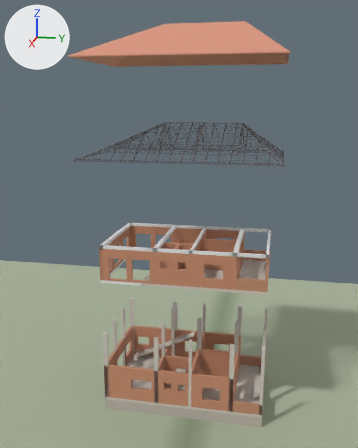
An edit to the glTF model docs/konkan_house_exploded.glb, drawn before and after from the same camera.
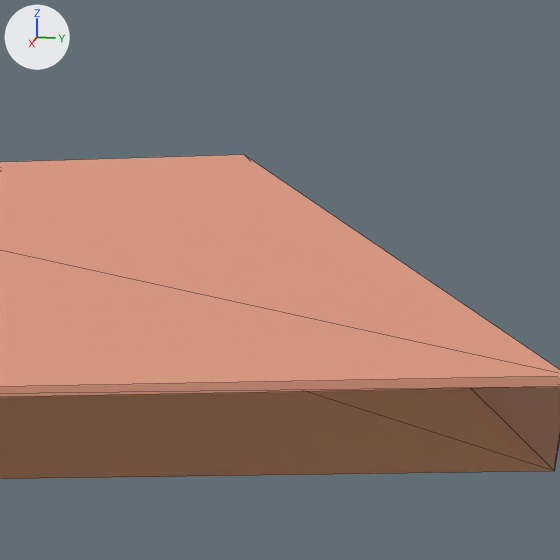
The first picture shows the older version from a 50 mm camera at (135.0, 23.7, 86.8) aimed at (0.5, -3.2, 53.2). The close-ups show the older and then the newer version on the part from 59% to 81% of the width and 0% to 17% of the height of that picture. Only the edits that show in the close-ups are written down. The lights are fixed; the arrows at upper left show +X, +Y and +Z. The close-ups show mesh edges as thin lines. Where no turn or scale is listed for an object, it has been applied to the vertices. Vertices at exactly the same position are counted once.

In view in the first close-up: 'Hip_Roof'.
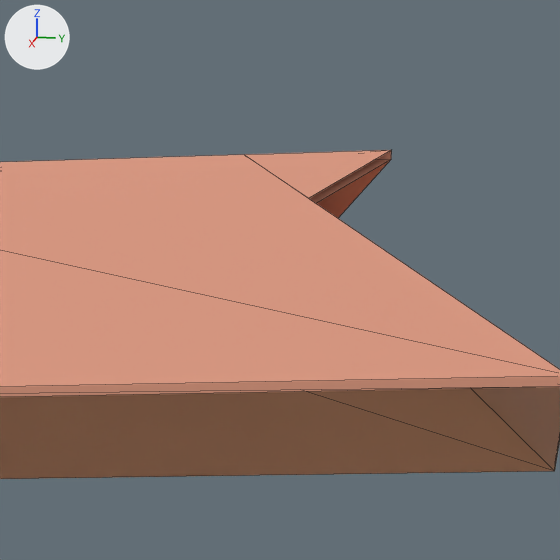
The change, as a list of edits to the scene's bpy script:
```text
Change me_hip_roof_mesh:
    used by ob_hip_roof; location = (0.0, 0.0, 0.0)
    verts and faces of me_hip_roof_mesh; kept vertices keep their numbers, new ones are numbered from 12
    before: 4 (0.0, 13.9, 106.4), 10 (0.0, 13.9, 106.7) at pixel (244, 154)
    remove me_hip_roof_mesh.from_pydata(...)  # 12 vertices, 22 faces; spans x -17.4..17.4, y -27.0..25.0, z 97.4..106.7
    add me_hip_roof_mesh.from_pydata(...)  # 24 vertices, 34 faces; spans x -17.4..17.4, y -27.0..25.0, z 97.4..106.7
    me_hip_roof_mesh part 1
    add verts[12] = (0.0, 18.9, 106.4)  # pixel (391, 159)
    add verts[14] = (-3.9, 16.3, 104.4)
    add verts[15] = (3.9, 16.3, 104.4)
    add verts[18] = (0.0, 18.9, 106.7)  # pixel (391, 149)
    add verts[20] = (-3.9, 16.3, 104.7)
    add verts[21] = (3.9, 16.3, 104.7)  # pixel (308, 198)
    add faces += [(4, 12, 14), (4, 15, 12), (10, 20, 18), (10, 18, 21), (4, 12, 18), (4, 18, 10)]
    other edits to the shape of me_hip_roof_mesh do not show in these pictures
```

Pixel boxes (x1, y1, x2, y2) of what changed, in the close-ups (560 x 560 px):
'Hip_Roof', reshaped: before (0, 155, 560, 479); after (0, 150, 560, 479)
part 1 of me_hip_roof_mesh, added (beige): after (245, 150, 392, 218)
